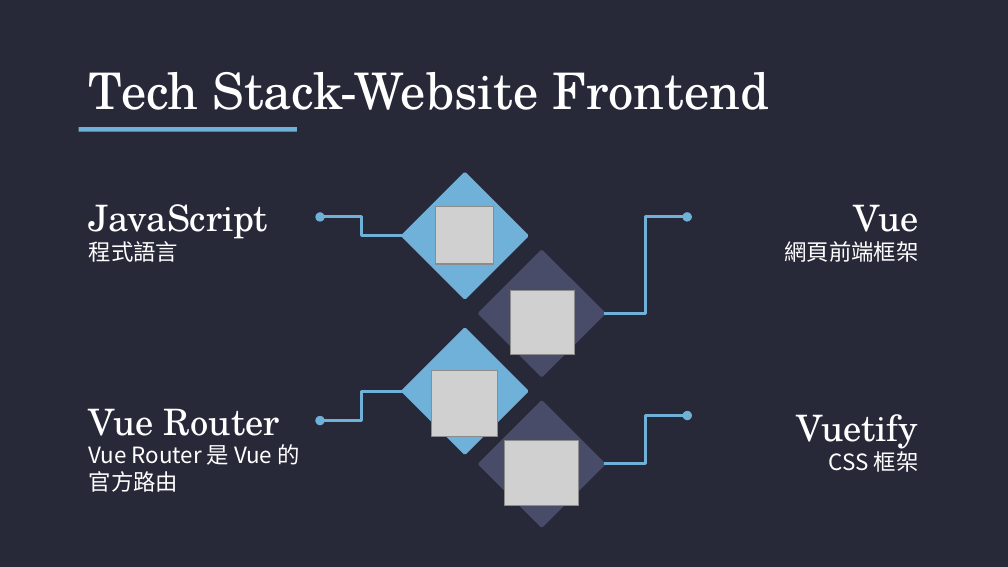
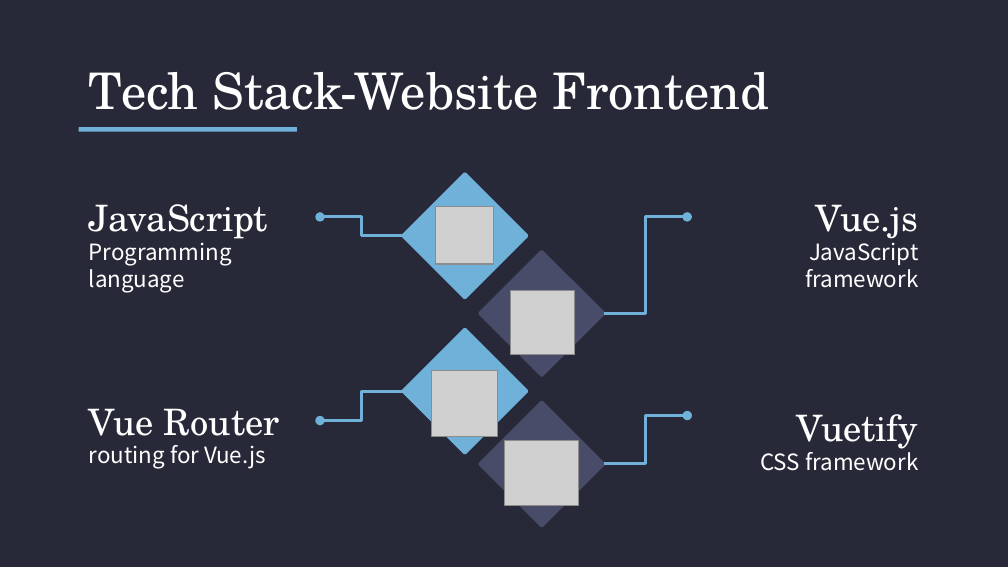
Before and after one commit to Kevin-Shen-and-Cipher/course-forum-presentation, a slide deck: slide 9 of 第一組-Course Forum.pptx (slide 6 before the commit). Drawn at 1008x567 pixels with LibreOffice and Linux fonts; fonts in the diff are those of the drawing; grey boxes stand for pictures. Boxes give left, top, right and bottom in pixels: in the first picture for what was removed or moved away, otherwise in the second. Text is boxed around its words. In the diff, an @@ line names an element or a change of style, - is before the commit and + after.

```diff
--- a/第一組-Course Forum.pptx
+++ b/第一組-Course Forum.pptx
@@ text at <box>816,204,919,239</box>: text changed @@
-Vue
+Vue.js
@@ text at <box>805,237,919,288</box>: text changed @@
-網頁前端框架
+JavaScript framework
@@ text at <box>89,243,232,292</box>: text changed @@
-程式語言
+Programming language
@@ text at <box>89,445,265,469</box>: text changed @@
-Vue Router 是 Vue 的官方路由
+routing for Vue.js
@@ text at <box>760,447,918,471</box>: text changed @@
-CSS 框架
+CSS framework
```
Also in this commit, not shown: 4 other slides changed, 6 slides added, 1 slide removed, 15 other files.
